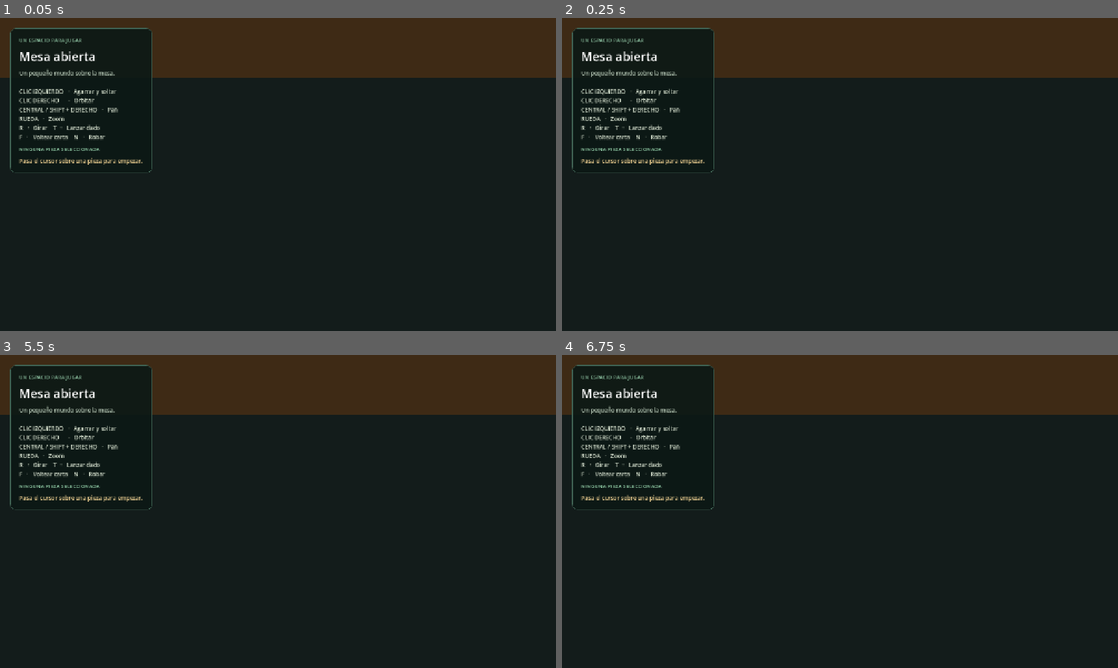
Above: before the commit, frames 1-4 (two rows, left to right).
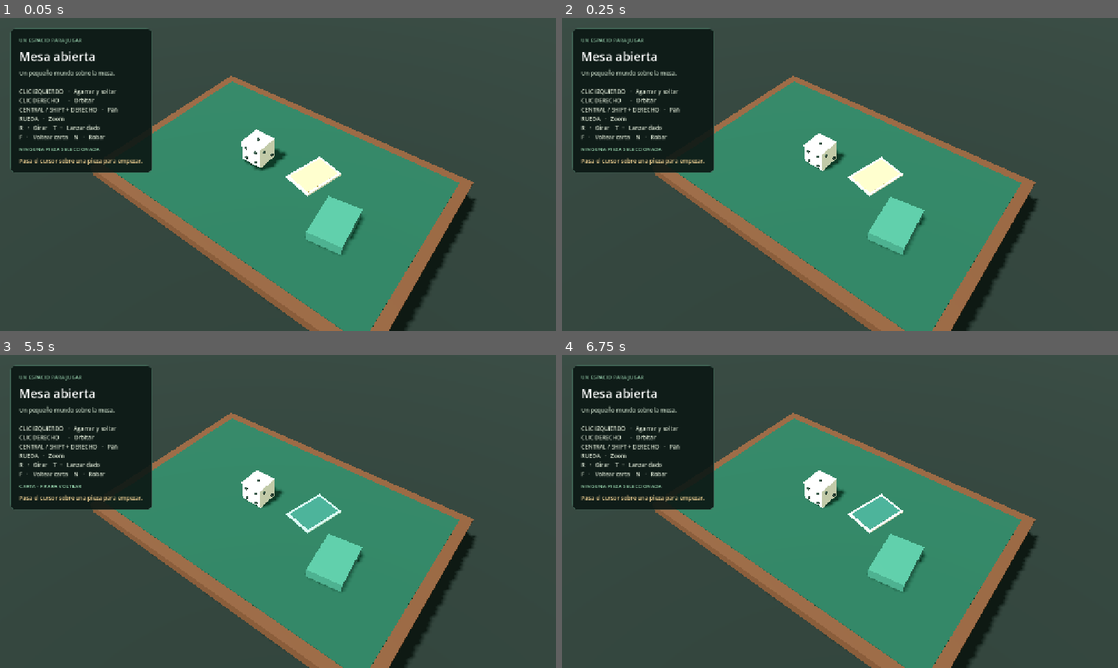
Above: after the commit, the same moments.

Repository: thecharlie00/Prueba-Ia-G
Game: Godot game, scene res://scenes/Main.tscn
Two runs of this game, one before a commit and one after it. Both use one fixed random seed, a clock stepped at 60 frames per second and the inputs below.
Inputs (mouse positions are in pixels of both pictures, inside the frame that each line leads up to):
- Up to frame 1 (0.05 s): no input
- Up to frame 2 (0.25 s): no input
- Up to frame 3 (5.5 s): tap Enter at 0.5, 2, 3.5 s; move the mouse to (400, 495) at 0.52 s; tap R at 0.6, 3.6 s; click (400, 495) at 0.67 s; tap Space at 1.25, 2.75, 4.25 s; drag from (166, 527) to (250, 574) at 1.27 s; move the mouse to (333, 442) at 2.02 s; tap F at 2.1, 5.1 s; click (333, 442) at 2.17 s; drag from (250, 574) to (111, 464) at 2.77 s; move the mouse to (444, 558) at 3.52 s; click (444, 558) at 3.67 s; drag from (111, 464) to (194, 433) at 4.27 s; move the mouse to (305, 511) at 5.02 s; click (305, 511) at 5.17 s
- Up to frame 4 (6.75 s): drag from (756, 433) to (728, 527) at 5.77 s; move the mouse to (962, 495) at 6.52 s; tap R at 6.6 s; click (962, 495) at 6.67 s

The runs differ from the first frame. In frame 1, 87% of the frame differs, in the area x 0-100%, y 0-100%; in frame 2, 87%; in frame 3, 87%; in frame 4, 87%.
Error before the commit: Parse Error: Cannot infer the type of "pan" variable because the value doesn't have a set type. (res://scripts/TabletopCamera3D.gd:34)

Commit message:
Error

Diff:
--- a/project.godot
+++ b/project.godot
@@ -1,12 +1,26 @@
+; Engine configuration file.
+; It's best edited using the editor UI and not directly,
+; since the parameters that go here are not all obvious.
+;
+; Format:
+;   [section] ; section goes between []
+;   param=value ; assign values to parameters
+
 config_version=5
 
+[animation]
+
+compatibility/default_parent_skeleton_in_mesh_instance_3d=true
+
 [application]
+
 config/name="Mesa Abierta"
 run/main_scene="res://scenes/Main.tscn"
-config/features=PackedStringArray("4.4", "GL Compatibility")
+config/features=PackedStringArray("4.7", "GL Compatibility")
 config/icon="res://icon.svg"
 
 [display]
+
 window/size/viewport_width=1280
 window/size/viewport_height=720
 window/size/window_width_override=1280
@@ -14,10 +28,11 @@
 window/stretch/mode="canvas_items"
 
 [layer_names]
+
 3d_physics/layer_1="Mesa"
 3d_physics/layer_2="Piezas"
 
 [rendering]
+
 renderer/rendering_method="gl_compatibility"
 renderer/rendering_method.mobile="gl_compatibility"
-textures/default_filters/use_nearest_mipmap_filter=false
--- a/scenes/Main.tscn
+++ b/scenes/Main.tscn
@@ -1,8 +1,8 @@
-[gd_scene load_steps=18 format=3]
-
-[ext_resource type="Script" path="res://scripts/Main.gd" id="1"]
-[ext_resource type="Script" path="res://scripts/TabletopCamera3D.gd" id="2"]
-[ext_resource type="Script" path="res://scripts/PhysicsGrabber3D.gd" id="3"]
+[gd_scene format=3 uid="uid://b15knalnyrn05"]
+
+[ext_resource type="Script" uid="uid://cxghkeigmoij4" path="res://scripts/Main.gd" id="1"]
+[ext_resource type="Script" uid="uid://cujbbvxe2g0kp" path="res://scripts/TabletopCamera3D.gd" id="2"]
+[ext_resource type="Script" uid="uid://c3rr252pyksq3" path="res://scripts/PhysicsGrabber3D.gd" id="3"]
 [ext_resource type="PackedScene" path="res://scenes/Dice3D.tscn" id="4"]
 [ext_resource type="PackedScene" path="res://scenes/Card3D.tscn" id="5"]
 [ext_resource type="PackedScene" path="res://scenes/Deck3D.tscn" id="6"]
@@ -14,28 +14,40 @@
 ambient_light_color = Color(0.78, 0.86, 0.78, 1)
 ambient_light_energy = 0.7
 tonemap_mode = 2
-[sub_resource type="BoxMesh" id="table_mesh"]
-size = Vector3(6.8, 0.24, 4.6)
-[sub_resource type="BoxShape3D" id="table_shape"]
-size = Vector3(6.8, 0.24, 4.6)
+
 [sub_resource type="StandardMaterial3D" id="wood"]
 albedo_color = Color(0.32, 0.21, 0.14, 1)
 roughness = 0.8
+
+[sub_resource type="BoxMesh" id="table_mesh"]
+size = Vector3(6.8, 0.24, 4.6)
+
+[sub_resource type="BoxShape3D" id="table_shape"]
+size = Vector3(6.8, 0.24, 4.6)
+
+[sub_resource type="StandardMaterial3D" id="felt"]
+albedo_color = Color(0.105, 0.27, 0.22, 1)
+
 [sub_resource type="BoxMesh" id="felt_mesh"]
 size = Vector3(6.35, 0.02, 4.15)
-[sub_resource type="StandardMaterial3D" id="felt"]
-albedo_color = Color(0.105, 0.27, 0.22, 1)
-roughness = 1.0
+
 [sub_resource type="BoxMesh" id="leg_mesh"]
 size = Vector3(0.25, 0.68, 0.25)
+
 [sub_resource type="StandardMaterial3D" id="floor_mat"]
 albedo_color = Color(0.105, 0.14, 0.13, 1)
-roughness = 1.0
+
 [sub_resource type="PlaneMesh" id="floor_mesh"]
 size = Vector2(200, 200)
+
 [sub_resource type="BoxShape3D" id="floor_shape"]
 size = Vector3(200, 0.2, 200)
+
 [sub_resource type="StyleBoxFlat" id="panel"]
+content_margin_left = 20.0
+content_margin_top = 18.0
+content_margin_right = 20.0
+content_margin_bottom = 18.0
 bg_color = Color(0.047, 0.095, 0.081, 0.92)
 border_width_left = 1
 border_width_top = 1
@@ -46,110 +58,147 @@
 corner_radius_top_right = 10
 corner_radius_bottom_right = 10
 corner_radius_bottom_left = 10
-content_margin_left = 20.0
-content_margin_top = 18.0
-content_margin_right = 20.0
-content_margin_bottom = 18.0
-
-[node name="Main" type="Node3D"]
+
+[node name="Main" type="Node3D" unique_id=1597733030]
 script = ExtResource("1")
-[node name="WorldEnvironment" type="WorldEnvironment" parent="."]
+
+[node name="WorldEnvironment" type="WorldEnvironment" parent="." unique_id=609996797]
 environment = SubResource("env")
-[node name="Sun" type="DirectionalLight3D" parent="."]
-rotation_degrees = Vector3(-55, -30, 0)
+
+[node name="Sun" type="DirectionalLight3D" parent="." unique_id=950722899]
+transform = Transform3D(0.8660254, 0.40957603, -0.28678823, 0, 0.57357645, 0.81915206, 0.5, -0.7094065, 0.49673176, 0, 0, 0)
 light_energy = 0.85
 shadow_enabled = true
 directional_shadow_blend_splits = true
-[node name="Table" type="StaticBody3D" parent="."]
-position = Vector3(0, 0.68, 0)
-collision_layer = 1
+
+[node name="Table" type="StaticBody3D" parent="." unique_id=1341459930]
+transform = Transform3D(1, 0, 0, 0, 1, 0, 0, 0, 1, 0, 0.68, 0)
 collision_mask = 2
-[node name="Visual" type="MeshInstance3D" parent="Table"]
+
+[node name="Visual" type="MeshInstance3D" parent="Table" unique_id=606747175]
+material_override = SubResource("wood")
 mesh = SubResource("table_mesh")
-material_override = SubResource("wood")
-[node name="CollisionShape3D" type="CollisionShape3D" parent="Table"]
+
+[node name="CollisionShape3D" type="CollisionShape3D" parent="Table" unique_id=1520945905]
 shape = SubResource("table_shape")
-[node name="Felt" type="MeshInstance3D" parent="Table"]
-position = Vector3(0, 0.13, 0)
+
+[node name="Felt" type="MeshInstance3D" parent="Table" unique_id=1402050063]
+transform = Transform3D(1, 0, 0, 0, 1, 0, 0, 0, 1, 0, 0.13, 0)
+material_override = SubResource("felt")
 mesh = SubResource("felt_mesh")
-material_override = SubResource("felt")
-[node name="Leg1" type="MeshInstance3D" parent="Table"]
-position = Vector3(-3, -0.46, -1.9)
-mesh = SubResource("leg_mesh")
-material_override = SubResource("wood")
-[node name="Leg2" type="MeshInstance3D" parent="Table"]
-position = Vector3(3, -0.46, -1.9)
-mesh = SubResource("leg_mesh")
-material_override = SubResource("wood")
-[node name="Leg3" type="MeshInstance3D" parent="Table"]
-position = Vector3(-3, -0.46, 1.9)
-mesh = SubResource("leg_mesh")
-material_override = SubResource("wood")
-[node name="Leg4" type="MeshInstance3D" parent="Table"]
-position = Vector3(3, -0.46, 1.9)
-mesh = SubResource("leg_mesh")
-material_override = SubResource("wood")
-[node name="Floor" type="StaticBody3D" parent="."]
-position = Vector3(0, -0.1, 0)
-collision_layer = 1
+
+[node name="Leg1" type="MeshInstance3D" parent="Table" unique_id=1643124048]
+transform = Transform3D(1, 0, 0, 0, 1, 0, 0, 0, 1, -3, -0.46, -1.9)
+material_override = SubResource("wood")
+mesh = SubResource("leg_mesh")
+
+[node name="Leg2" type="MeshInstance3D" parent="Table" unique_id=385245076]
+transform = Transform3D(1, 0, 0, 0, 1, 0, 0, 0, 1, 3, -0.46, -1.9)
+material_override = SubResource("wood")
+mesh = SubResource("leg_mesh")
+
+[node name="Leg3" type="MeshInstance3D" parent="Table" unique_id=1588249387]
+transform = Transform3D(1, 0, 0, 0, 1, 0, 0, 0, 1, -3, -0.46, 1.9)
+material_override = SubResource("wood")
+mesh = SubResource("leg_mesh")
+
+[node name="Leg4" type="MeshInstance3D" parent="Table" unique_id=521169178]
+transform = Transform3D(1, 0, 0, 0, 1, 0, 0, 0, 1, 3, -0.46, 1.9)
+material_override = SubResource("wood")
+mesh = SubResource("leg_mesh")
+
+[node name="Floor" type="StaticBody3D" parent="." unique_id=1911736763]
+transform = Transform3D(1, 0, 0, 0, 1, 0, 0, 0, 1, 0, -0.1, 0)
 collision_mask = 2
-[node name="Visual" type="MeshInstance3D" parent="Floor"]
-position = Vector3(0, 0.1, 0)
+
+[node name="Visual" type="MeshInstance3D" parent="Floor" unique_id=1984492257]
+transform = Transform3D(1, 0, 0, 0, 1, 0, 0, 0, 1, 0, 0.1, 0)
+material_override = SubResource("floor_mat")
 mesh = SubResource("floor_mesh")
-material_override = SubResource("floor_mat")
-[node name="CollisionShape3D" type="CollisionShape3D" parent="Floor"]
+
+[node name="CollisionShape3D" type="CollisionShape3D" parent="Floor" unique_id=1435602386]
 shape = SubResource("floor_shape")
-[node name="Objects" type="Node3D" parent="."]
-[node name="Dice" parent="Objects" instance=ExtResource("4")]
-position = Vector3(-0.6, 1.15, -0.1)
-[node name="Card" parent="Objects" instance=ExtResource("5")]
-position = Vector3(0.65, 0.85, -0.4)
-rotation_degrees = Vector3(0, -14, 0)
-[node name="Deck" parent="Objects" instance=ExtResource("6")]
-position = Vector3(1.7, 0.94, 0.5)
-rotation_degrees = Vector3(0, 8, 0)
-[node name="TabletopCamera3D" type="Node3D" parent="."]
+
+[node name="Objects" type="Node3D" parent="." unique_id=410998513]
+
+[node name="Dice" parent="Objects" unique_id=1361927343 instance=ExtResource("4")]
+transform = Transform3D(1, 0, 0, 0, 1, 0, 0, 0, 1, -0.6, 1.15, -0.1)
+
+[node name="Card" parent="Objects" unique_id=421987145 instance=ExtResource("5")]
+transform = Transform3D(0.9702957, 0, -0.2419219, 0, 1, 0, 0.2419219, 0, 0.9702957, 0.65, 0.85, -0.4)
+
+[node name="Deck" parent="Objects" unique_id=286104930 instance=ExtResource("6")]
+transform = Transform3D(0.99026805, 0, 0.1391731, 0, 1, 0, -0.1391731, 0, 0.99026805, 1.7, 0.94, 0.5)
+
+[node name="TabletopCamera3D" type="Node3D" parent="." unique_id=160958890]
 script = ExtResource("2")
-[node name="Camera3D" type="Camera3D" parent="TabletopCamera3D"]
+
+[node name="Camera3D" type="Camera3D" parent="TabletopCamera3D" unique_id=1565225089]
 current = true
 fov = 43.0
-[node name="PhysicsGrabber3D" type="Node" parent="." node_paths=PackedStringArray("camera")]
+
+[node name="PhysicsGrabber3D" type="Node" parent="." unique_id=1147546222 node_paths=PackedStringArray("camera")]
 script = ExtResource("3")
 camera = NodePath("../TabletopCamera3D/Camera3D")
-[node name="UI" type="CanvasLayer" parent="."]
-[node name="Margin" type="MarginContainer" parent="UI"]
+
+[node name="UI" type="CanvasLayer" parent="." unique_id=428336265]
+
+[node name="Margin" type="MarginContainer" parent="UI" unique_id=1877151931]
 offset_left = 24.0
 offset_top = 24.0
 offset_right = 350.0
 offset_bottom = 310.0
 mouse_filter = 2
-[node name="Panel" type="PanelContainer" parent="UI/Margin"]
+
+[node name="Panel" type="PanelContainer" parent="UI/Margin" unique_id=1468465880]
+layout_mode = 2
 mouse_filter = 2
 theme_override_styles/panel = SubResource("panel")
-[node name="Content" type="VBoxContainer" parent="UI/Margin/Panel"]
+
+[node name="Content" type="VBoxContainer" parent="UI/Margin/Panel" unique_id=184989332]
+layout_mode = 2
 mouse_filter = 2
 theme_override_constants/separation = 10
-[node name="Eyebrow" type="Label" parent="UI/Margin/Panel/Content"]
+
+[node name="Eyebrow" type="Label" parent="UI/Margin/Panel/Content" unique_id=2114574217]
+layout_mode = 2
 theme_override_colors/font_color = Color(0.56, 0.77, 0.64, 1)
 theme_override_font_sizes/font_size = 12
 text = "UN ESPACIO PARA JUGAR"
-[node name="Title" type="Label" parent="UI/Margin/Panel/Content"]
+
+[node name="Title" type="Label" parent="UI/Margin/Panel/Content" unique_id=242564411]
+layout_mode = 2
 theme_override_font_sizes/font_size = 28
 text = "Mesa abierta"
-[node name="Subtitle" type="Label" parent="UI/Margin/Panel/Content"]
+
+[node name="Subtitle" type="Label" parent="UI/Margin/Panel/Content" unique_id=1475901551]
+layout_mode = 2
 theme_override_colors/font_color = Color(0.72, 0.79, 0.72, 1)
 theme_override_font_sizes/font_size = 13
 text = "Un pequeño mundo sobre la mesa."
-[node name="Separator" type="HSeparator" parent="UI/Margin/Panel/Content"]
-[node name="Controls" type="Label" parent="UI/Margin/Panel/Content"]
+
+[node name="Separator" type="HSeparator" parent="UI/Margin/Panel/Content" unique_id=660811643]
+layout_mode = 2
+
+[node name="Controls" type="Label" parent="UI/Margin/Panel/Content" unique_id=71967420]
+layout_mode = 2
 theme_override_colors/font_color = Color(0.84, 0.88, 0.81, 1)
 theme_override_font_sizes/font_size = 13
-text = "CLIC IZQUIERDO   ·   Agarrar y soltar\nCLIC DERECHO      ·   Orbitar\nCENTRAL / SHIFT + DERECHO   ·   Pan\nRUEDA   ·   Zoom\nR   ·   Girar    T   ·   Lanzar dado\nF   ·   Voltear carta    N   ·   Robar"
-[node name="Selection" type="Label" parent="UI/Margin/Panel/Content"]
+text = "CLIC IZQUIERDO   ·   Agarrar y soltar
+CLIC DERECHO      ·   Orbitar
+CENTRAL / SHIFT + DERECHO   ·   Pan
+RUEDA   ·   Zoom
+R   ·   Girar    T   ·   Lanzar dado
+F   ·   Voltear carta    N   ·   Robar"
+
+[node name="Selection" type="Label" parent="UI/Margin/Panel/Content" unique_id=1977570697]
+layout_mode = 2
 theme_override_colors/font_color = Color(0.62, 0.87, 0.71, 1)
 theme_override_font_sizes/font_size = 12
 text = "NINGUNA PIEZA SELECCIONADA"
-[node name="Result" type="Label" parent="UI/Margin/Panel/Content"]
+
+[node name="Result" type="Label" parent="UI/Margin/Panel/Content" unique_id=682217547]
+layout_mode = 2
 theme_override_colors/font_color = Color(0.88, 0.77, 0.54, 1)
 theme_override_font_sizes/font_size = 13
 text = "Pasa el cursor sobre una pieza para empezar."
--- a/scripts/TabletopCamera3D.gd
+++ b/scripts/TabletopCamera3D.gd
@@ -30,7 +30,7 @@
 		elif event.button_index == MOUSE_BUTTON_WHEEL_DOWN:
 			_target_distance = minf(max_distance, _target_distance / zoom_factor)
 	elif event is InputEventMouseMotion:
-		var pan := (
+		var pan : bool = (
 			(event.button_mask & MOUSE_BUTTON_MASK_MIDDLE) != 0
 			or ((event.button_mask & MOUSE_BUTTON_MASK_RIGHT) != 0 and event.shift_pressed)
 		)
Not shown, added: scripts/Card3D.gd.uid
Not shown, added: scripts/Deck3D.gd.uid
Not shown, added: scripts/Dice3D.gd.uid
Not shown, added: scripts/InteractiveTableObject.gd.uid
Not shown, added: scripts/Main.gd.uid
Not shown, added: scripts/PhysicsGrabber3D.gd.uid
Not shown, added: scripts/TabletopCamera3D.gd.uid
Not shown, added: tests/smoke.gd.uid
